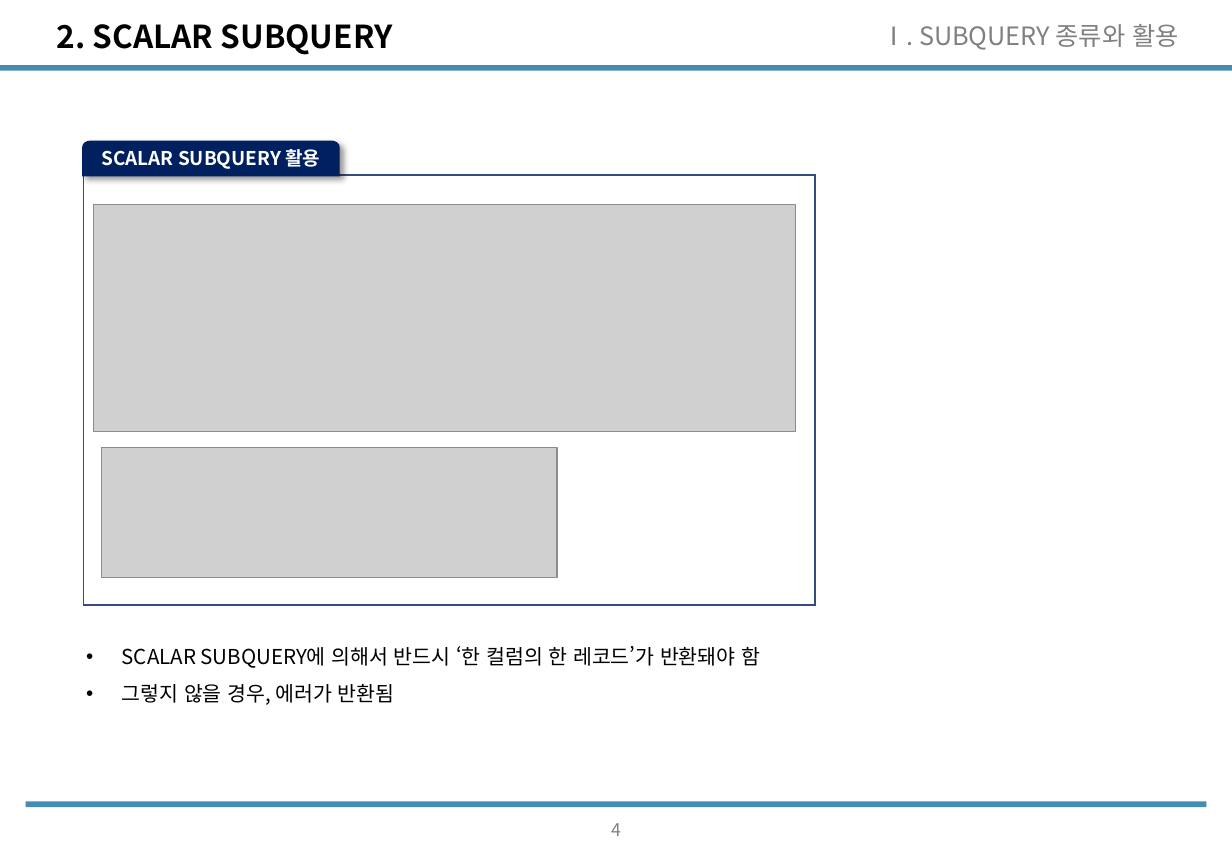
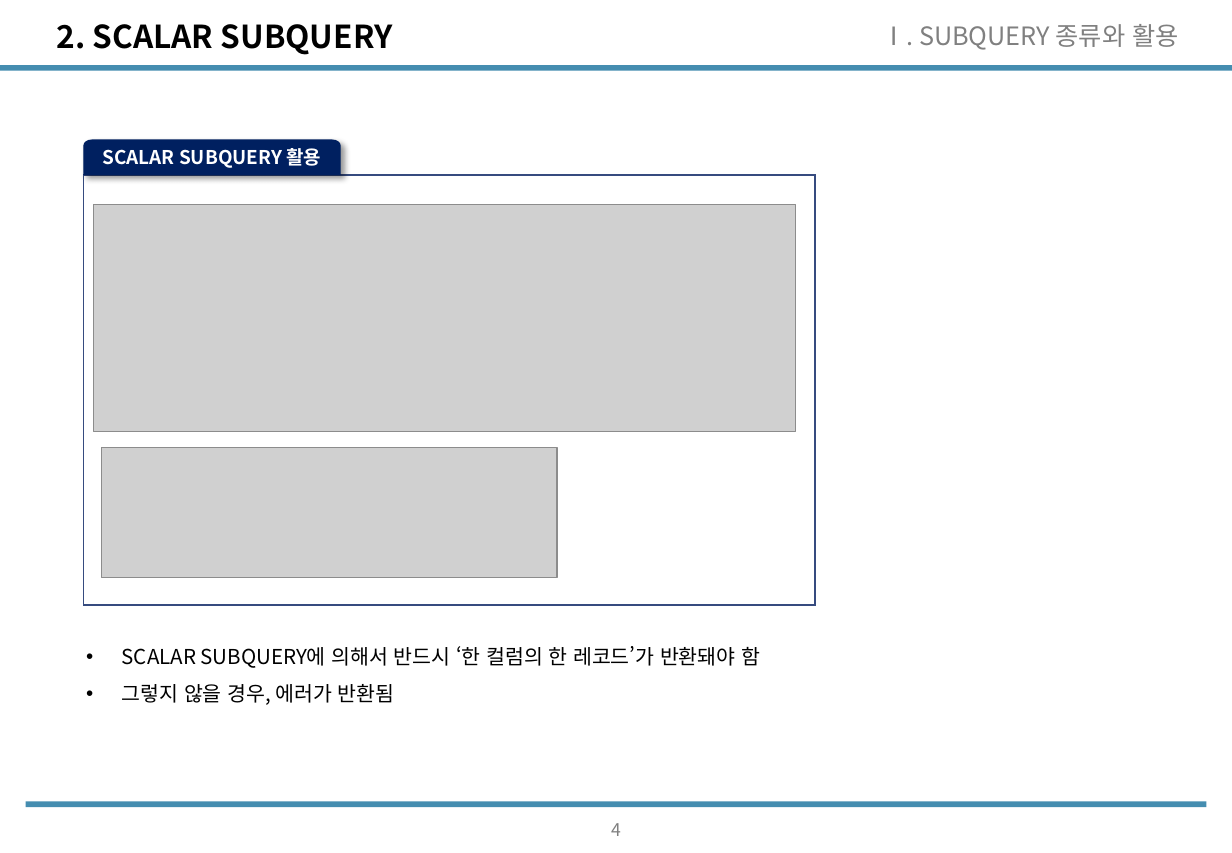
Before and after one commit to wooseok1152/SQL, a slide deck: slide 5 of SQL_seminar/SQL중상급활용_CH2.pptx. Drawn at 1232x853 pixels with LibreOffice and Linux fonts; fonts in the diff are those of the drawing; grey boxes stand for pictures. Boxes give left, top, right and bottom in pixels: in the first picture for what was removed or moved away, otherwise in the second. Text is boxed around its words. In the diff, an @@ line names an element or a change of style, - is before the commit and + after.

```diff
--- a/SQL_seminar/SQL중상급활용_CH2.pptx
+++ b/SQL_seminar/SQL중상급활용_CH2.pptx
@@ freeform shape "SCALAR SUBQUERY 활용" at <box>84,140,340,174</box>: outline redrawn @@
```
Also in this commit, not shown: 5 other slides changed, 3 slides added.
